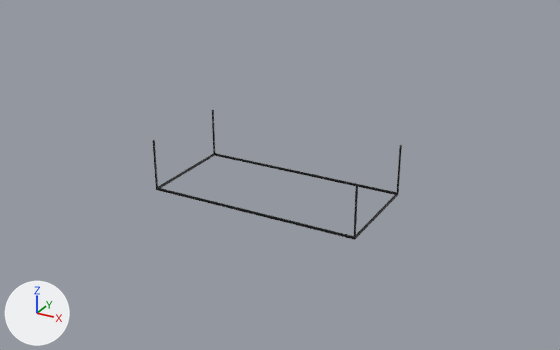
The FBX model Assets/3DModels/Table/Complex/patas.fbx: old version first, new version second.
Both versions are drawn from a 50 mm lens placed at (1.395, -2.402, 1.296), pointed at (0.071, 0.005, 0.093). Arrows for +X, +Y and +Z are at lower left; the lights stay in place.

The older version as bpy lines, for what is in view:
```python
ob_box005 = bpy.data.objects.new('Box005', me_mesh_004)
ob_box005.parent = ob_group002
ob_box005.location = (0.0, 0.0, -10.05)
ob_box005.rotation_euler = (0.0, 3.142, 0.0)  # degrees (0, 180, 0)
ob_box005.scale = (1.01, 1.01, 0.247)
ob_box007 = bpy.data.objects.new('Box007', me_mesh)
ob_box007.parent = ob_group002
ob_box007.location = (-42.82, -20.75, 10.06)
ob_box007.rotation_euler = (-3.142, 0.0, 0.0)  # degrees (-180, 0, 0)
ob_box008 = bpy.data.objects.new('Box008', me_mesh_001)
ob_box008.parent = ob_group002
ob_box008.location = (-42.82, 20.75, 10.06)
ob_box008.rotation_euler = (-3.142, 0.0, 0.0)  # degrees (-180, 0, 0)
ob_box009 = bpy.data.objects.new('Box009', me_mesh_002)
ob_box009.parent = ob_group002
ob_box009.location = (42.82, -20.75, 10.06)
ob_box009.rotation_euler = (-3.142, 0.0, 0.0)  # degrees (-180, 0, 0)
ob_box010 = bpy.data.objects.new('Box010', me_mesh_003)
ob_box010.parent = ob_group002
ob_box010.location = (42.82, 20.75, 10.06)
ob_box010.rotation_euler = (-3.142, 0.0, 0.0)  # degrees (-180, 0, 0)
```
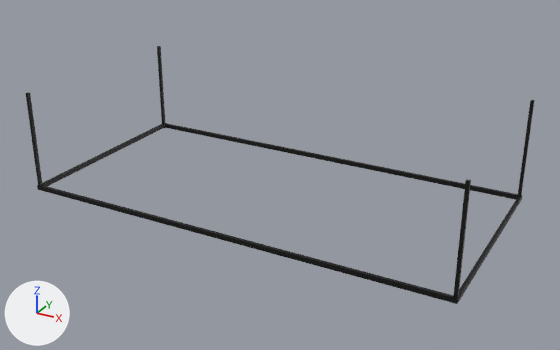
Where the change shows, as pixel boxes (x1, y1, x2, y2) in the pictures (560 x 350 px):
'Box005', rescaled (100% wider, 107% taller)
    before: (156, 153, 398, 240)
    after: (37, 123, 522, 304)
'Box009', moved, rescaled (280% wider, 120% taller)
    before: (354, 184, 358, 237)
    after: (453, 180, 471, 298)
'Box007', moved, rescaled (217% wider, 94% taller)
    before: (153, 140, 158, 188)
    after: (25, 92, 43, 186)
'Box010', moved, rescaled (217% wider, 100% taller)
    before: (397, 145, 402, 193)
    after: (517, 100, 535, 197)
'Box008', moved, rescaled
    before: (212, 110, 215, 154)
    after: (157, 46, 165, 128)

Edits to the bpy script that builds the scene:
```text
Change ob_box010:
    ob_box010.location: (42.82, 20.75, 10.06) -> (85.31, 41.27, 28.74)
    ob_box010.scale: (1.0, 1.0, 1.0) -> (2.0, 2.0, 2.0)
Change ob_box005:
    ob_box005.scale: (1.01, 1.01, 0.247) -> (2.02, 2.02, 0.495)
Change ob_box009:
    ob_box009.location: (42.82, -20.75, 10.06) -> (85.31, -41.08, 28.56)
    ob_box009.scale: (1.0, 1.0, 1.0) -> (2.0, 2.0, 2.0)
Change ob_box008:
    ob_box008.location: (-42.82, 20.75, 10.06) -> (-85.31, 40.9, 28.19)
    ob_box008.scale: (1.0, 1.0, 1.0) -> (2.0, 2.0, 2.0)
Change ob_box007:
    ob_box007.location: (-42.82, -20.75, 10.06) -> (-85.5, -41.08, 28.38)
    ob_box007.scale: (1.0, 1.0, 1.0) -> (2.0, 2.0, 2.0)
```
